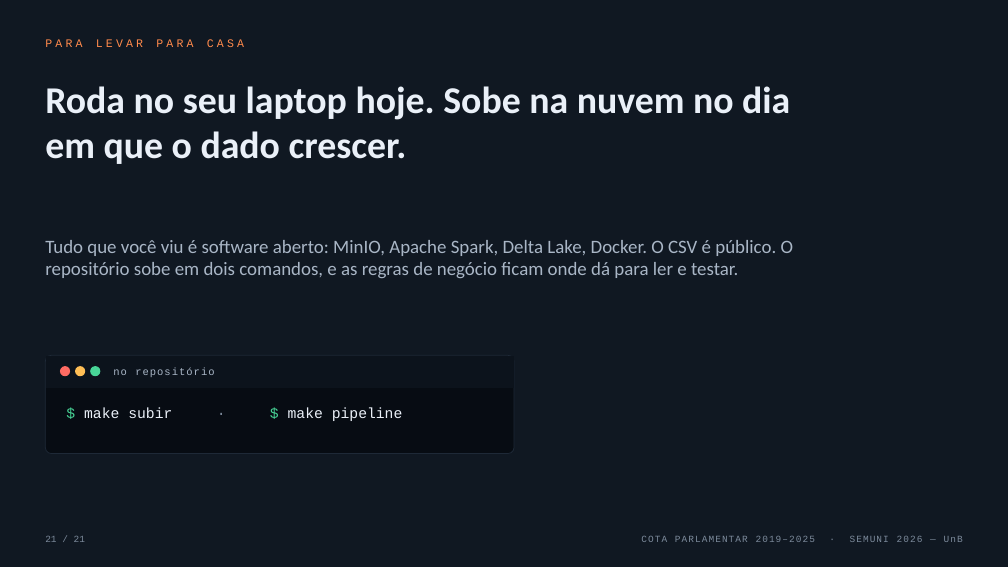
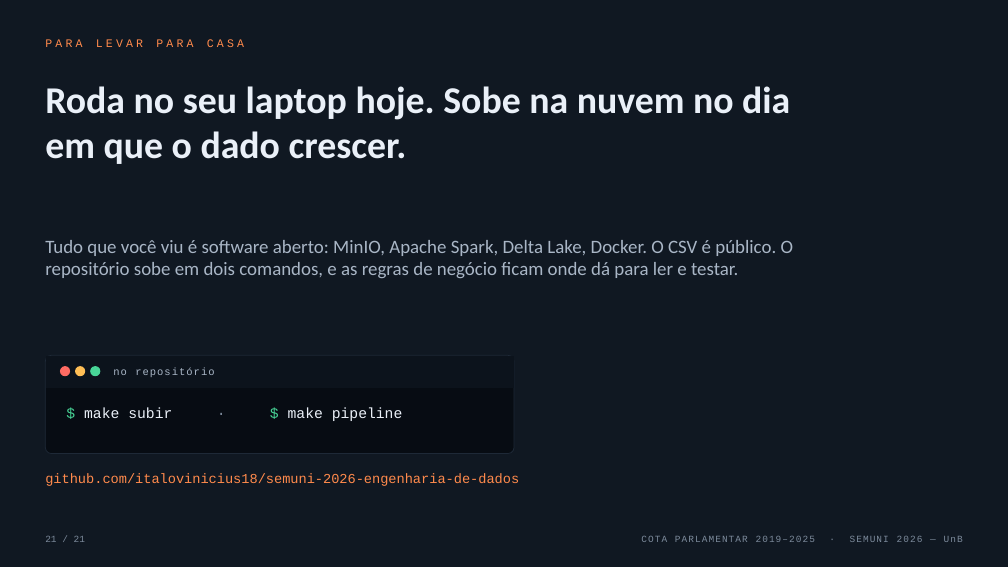
Before and after one commit to italovinicius18/semuni-2026-engenharia-de-dados, a slide deck: slide 21 of apresentacao/aula.pptx. Drawn at 1008x567 pixels with LibreOffice and Linux fonts; fonts in the diff are those of the drawing. Boxes give left, top, right and bottom in pixels: in the first picture for what was removed or moved away, otherwise in the second. Text is boxed around its words. In the diff, an @@ line names an element or a change of style, - is before the commit and + after.

```diff
--- a/apresentacao/aula.pptx
+++ b/apresentacao/aula.pptx
@@ text added at [45, 473, 519, 486], 13 pt, text #FF8A4C @@
+github.com/italovinicius18/semuni-2026-engenharia-de-dados
```
Also in this commit, not shown: 3 other files.
